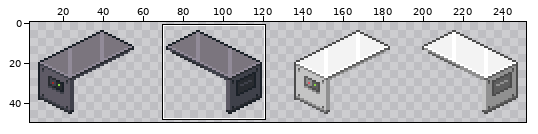
File history of a sprite sheet, Assets/Sprites/cut_bal_up.png. Above: a wide view before the commit, with the close-up outlined.
Close-up. Old version:
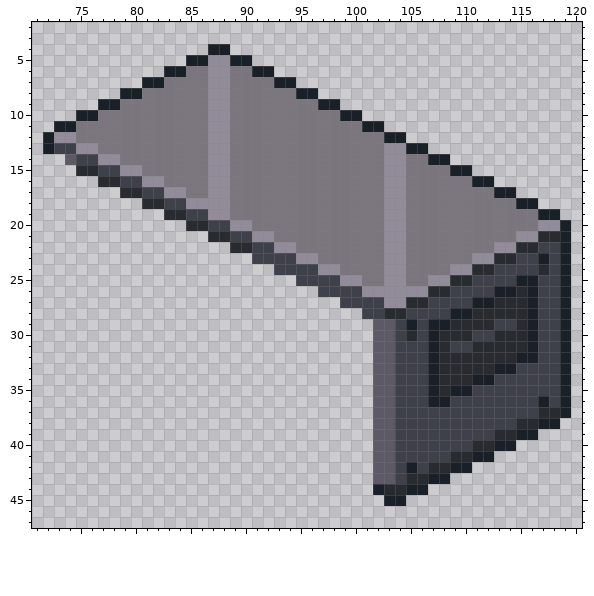
The file is 256x64 pixels. Colours within 5 levels of each other are drawn and written as one. Shown: x 71..120, y 2..47. The wide view leaves out empty margins. The commit also changed other parts of the picture, which this record leaves out.
New version:
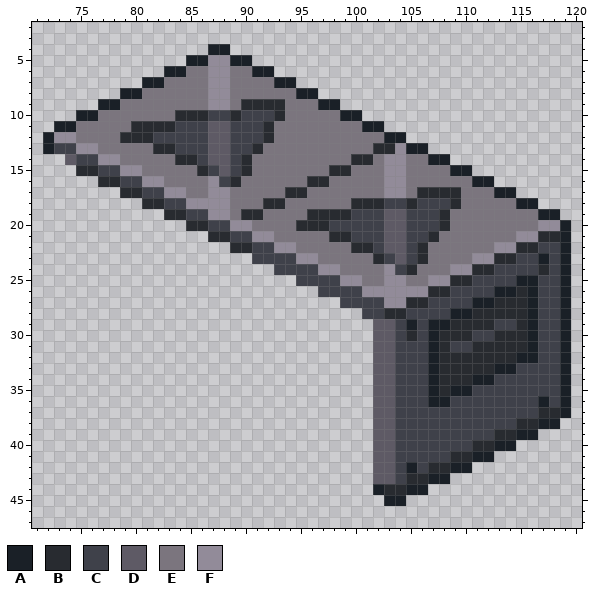
Palette (. is transparent): A #1a2027  B #282b30  C #3f414a  D #5e5a65  E #7b757e  F #928b99
The exact change:
y 9: x 90..93 EEEE -> BBBB
y 10: x 84..93 EEEFFEEEEE -> BBBCCBCCCB
y 11: x 80..92 EEEEEEEFFEEEE -> BBBBCCCDDCCCB
y 12: x 79..92 EEEEEEEEFFEEEE -> BBBCCCCCDDCCCB
y 13: x 82..91 EEEEEFFEEE -> BBCCCDDCCB; x 102..103 EF -> BB
y 14: x 84..90 EEEFFEE -> BBCDDCB; x 100..101 EE -> BB
y 15: x 86..90 EFFEE -> BCDCB; x 98..99 EE -> BB
y 16: x 88..89 FE -> CB; x 96..97 EE -> BB
y 17: x 94..95 EE -> BB; x 106..109 EEEE -> BBBB
y 18: x 92..93 EE -> BB; x 100..109 EEEFFEEEEE -> BBBCCBCCCB
y 19: x 90..91 EE -> BB; x 96..108 EEEEEEEFFEEEE -> BBBBCCCDDCCCB
y 20: x 95..108 EEEEEEEEFFEEEE -> BBBCCCCCDDCCCB
y 21: x 98..107 EEEEEFFEEE -> BBCCCDDCCB
y 22: x 100..106 EEEFFEE -> BBCDDCB
y 23: x 102..106 EFFEE -> BCDCB
y 24: x 104..105 FE -> CB
Boxes around the changes in both close-ups, in picture pixels (x1, y1, x2, y2):
changed: (120, 99, 461, 275)
